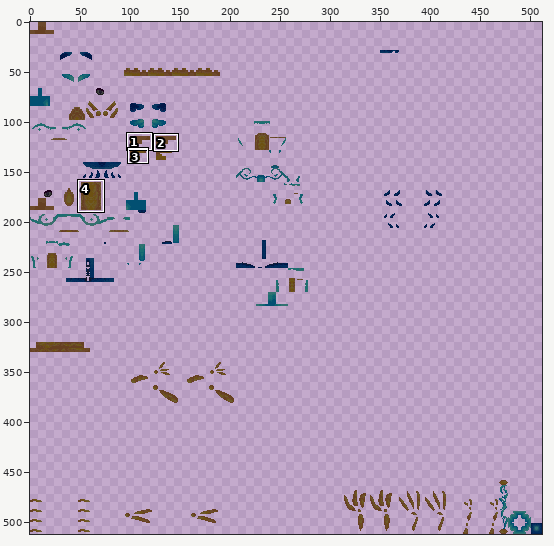
Two states of a sprite sheet, src/test/resources/Honey_Rain__newborn_glow.png. Above, an overview of the earlier version with the close-up marked.
Close-up. Old version:
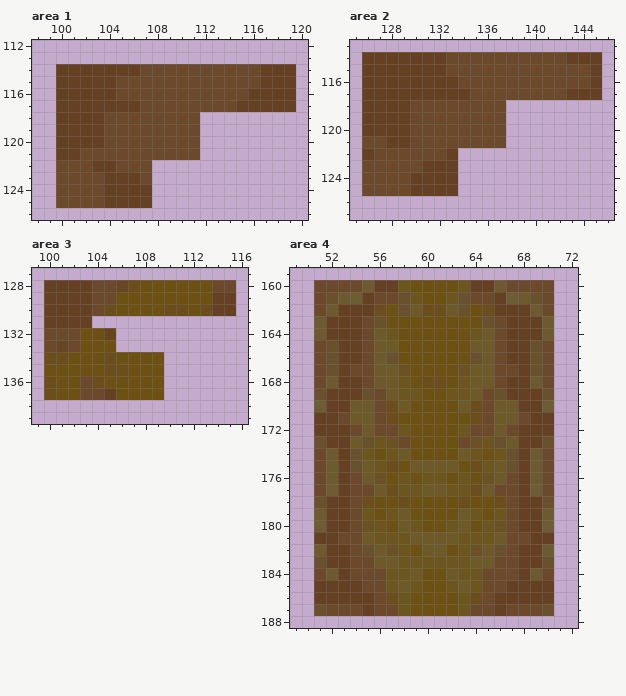
The file is 512x512 pixels. Pixels under 10% opacity are left out. Colours within 5 levels of each other are drawn and written as one. Shown: area 1: x 98..120, y 112..126; area 2: x 125..146, y 113..127; area 3: x 99..116, y 127..139; area 4: x 49..72, y 159..188. The commit also changed other parts of the picture, which this record leaves out.
After the commit:
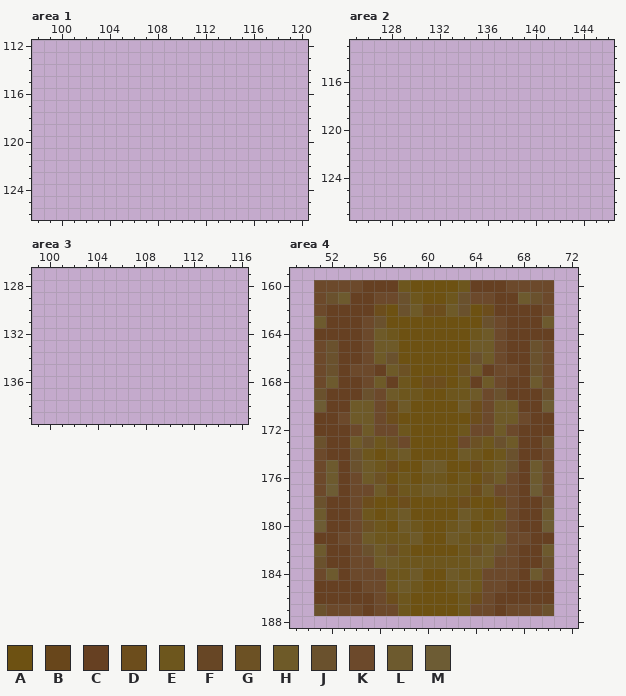
Palette (. is transparent): A #6d5112  B #68461b  C #664022  D #6c4d1c  E #6d561d  F #674625  G #6c5124  H #6e5a28  J #6a512d  K #6c492b  L #6d5a2e  M #6d5c34
Edits made:
Area 1:
y 114: x 100..119 CCCCCCCKKKKKKKKKKCCC -> ....................
y 115: x 100..119 CCCCCKKKKKKKKKKKKCCC -> ....................
y 116: x 100..119 CCCCCKKKKKKKKKKKCCCC -> ....................
y 117: x 100..119 CCCCCCCKKKKKKKKCCCCC -> ....................
y 118..120: x 100..111 CCCCKKKKKKKK -> ............
y 121: x 100..111 CCKKKKKKKKKK -> ............
y 122: x 100..107 KKKCCKKK -> ........
y 123: x 100..107 KKKKCCCK -> ........
y 124..125: x 100..107 KKKKCCCC -> ........
Area 2:
y 114: x 126..145 CCCCCCCKKKKKKKKKKCCC -> ....................
y 115: x 126..145 CCCCCCCKKKKKKKKKKKKC -> ....................
y 116: x 126..145 CCCCCCCCKKKKKKKKKKKC -> ....................
y 117: x 126..145 CCCCCCCCCKKKKKKKKCCC -> ....................
y 118..120: x 126..137 CCCCKKKKKKKK -> ............
y 121: x 126..137 KKCCKKKKKKKK -> ............
y 122: x 126..133 CKKKKKKC -> ........
y 123: x 126..133 KKKKKCCC -> ........
y 124..125: x 126..133 KKKKCCCC -> ........
Area 3:
y 128: x 100..115 CCCCKKFDAAAAAAKK -> ................
y 129: x 100..115 CCCCKKAAAAAAAACC -> ................
y 130: x 100..115 CCCCKDAAAADDADCC -> ................
y 131: x 100..103 CCCC -> ....
y 132: x 100..105 KKKAAB -> ......
y 133: x 100..105 KFKAAA -> ......
y 134: x 100..109 DDAAADAAAA -> ..........
y 135: x 100..109 AAAAADDAAA -> ..........
y 136: x 100..109 DAAKDAAAAA -> ..........
y 137: x 100..109 DAAKKCAAAA -> ..........
Area 4:
y 160: x 55 L -> C; x 66 L -> C
y 161: x 54 M -> C; x 67 M -> C
y 162: x 52 L -> C; x 69 L -> C
y 164: x 51 L -> C; x 70 L -> C
y 167: x 56 H -> C; x 65 H -> C
y 168: x 57 H -> C; x 64 H -> C
y 174: x 52 L -> C; x 69 L -> C
y 175: x 59 H -> A; x 62 H -> A
y 181..182: x 60..61 HH -> AA
